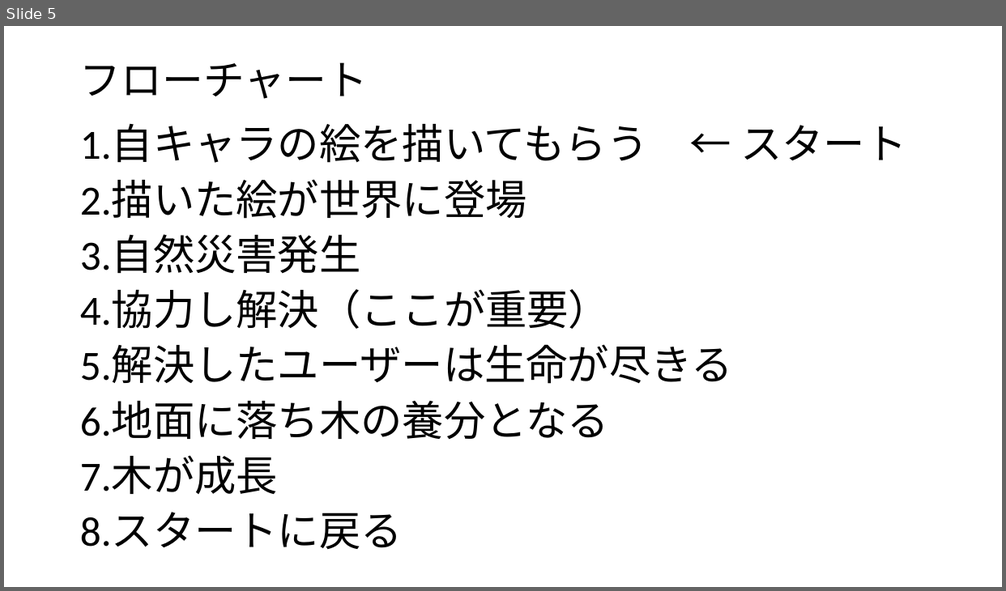
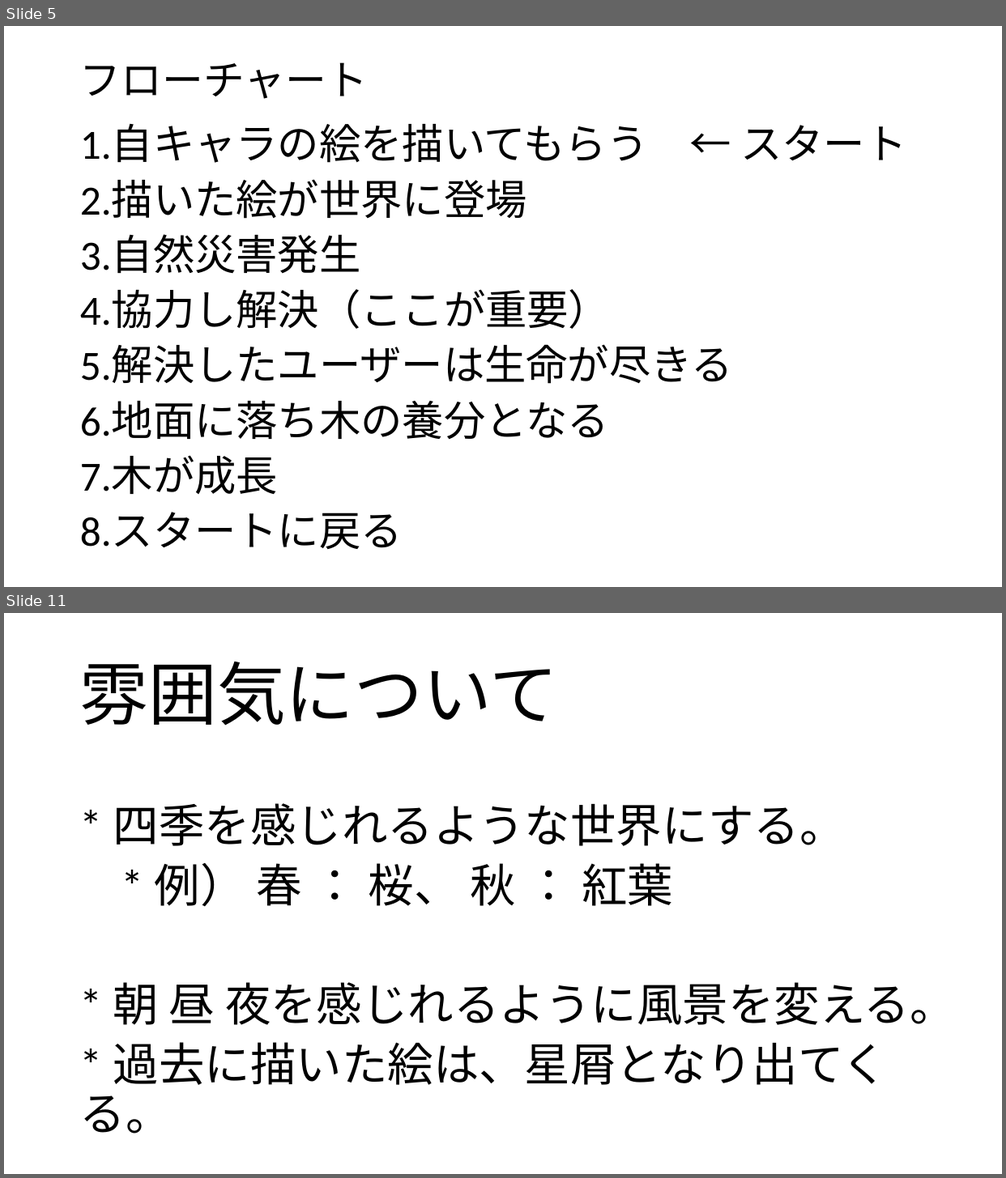
Before and after one commit to RewHiro/PicGather-Project, a slide deck: Doc/ゲーム企画書.pptx. Shown one above the other, each under a label of ours: slide 5 before the commit, slides 5 and 11 after it; the slides between them are not shown. The pictures are 1006x591 and 1006x1178 pixels, drawn with LibreOffice and Linux fonts; fonts in the diff are those of the drawing. Boxes give left, top, right and bottom in pixels: in the first picture for what was removed or moved away, otherwise in the second. Text is boxed around its words. In the diff, an @@ line names an element or a change of style, - is before the commit and + after.

Commit message:
企画内容を追加。内容 : 自然災害、CO2、雰囲気

```diff
--- a/Doc/ゲーム企画書.pptx
+++ b/Doc/ゲーム企画書.pptx
@@ slide 11 added at (4, 613, 1002, 1174), background #FFFFFF @@
@@ title added at (80, 662, 558, 726), 66 pt, text #000000 @@
+雰囲気について
@@ text added at (80, 803, 956, 1134), 44 pt, text #000000 @@
+* 四季を感じれるような世界にする。
+* 例） 春 ： 桜、 秋 ： 紅葉
+* 朝 昼 夜を感じれるように風景を変える。
+* 過去に描いた絵は、星屑となり出てくる。
```
Also in this commit, not shown: 3 slides changed, 4 other slides added, 1 other file.
